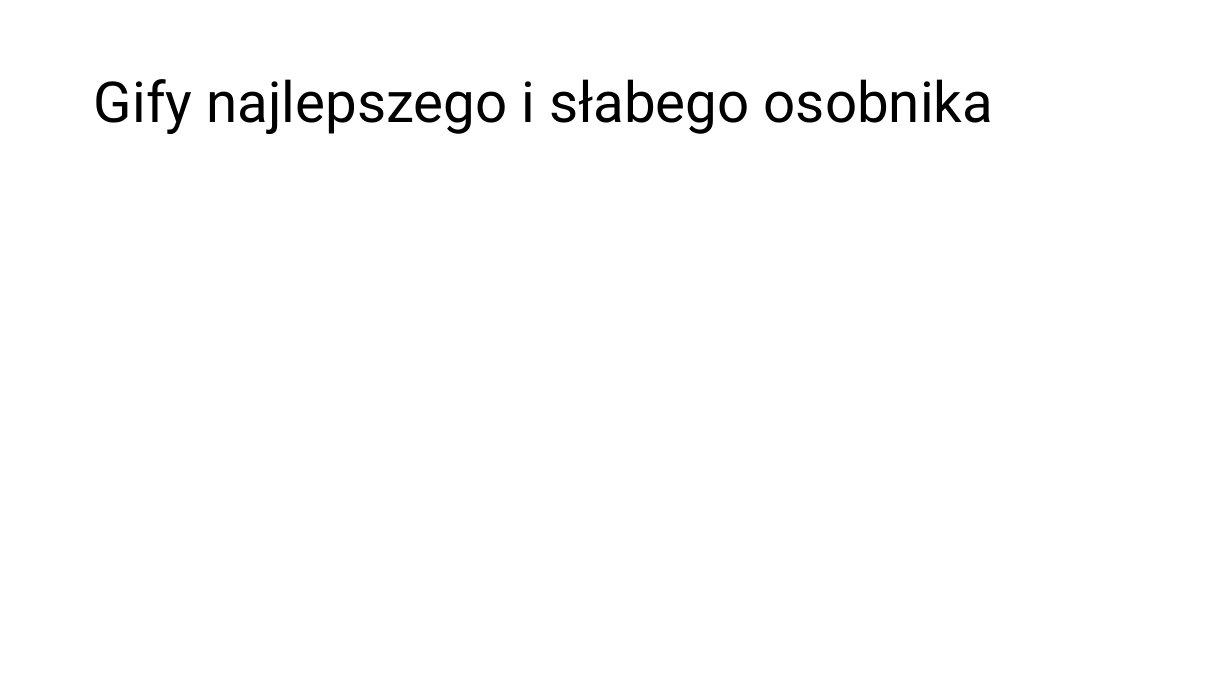
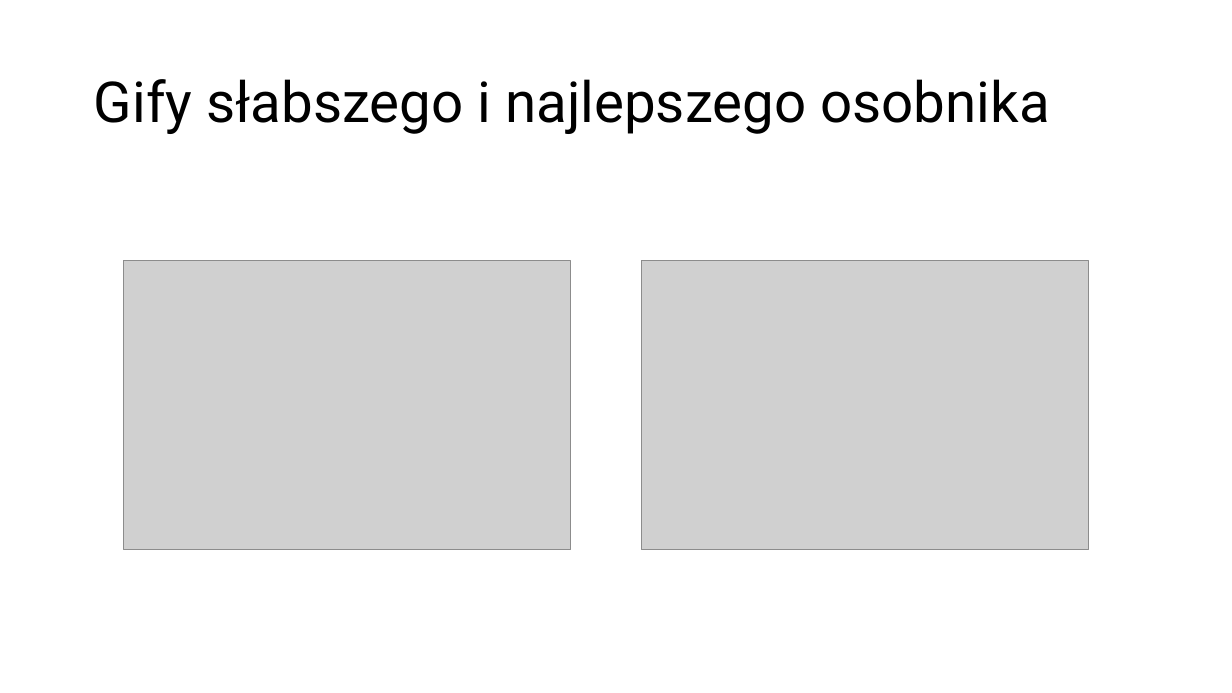
Before and after one commit to kargla3/taxi-v3-genetic-algorithm, a slide deck: slide 20 of Algorytm genetyczny „Taxi_v3.pptx. Drawn at 1232x693 pixels with LibreOffice and Linux fonts; fonts in the diff are those of the drawing; grey boxes stand for pictures. Boxes give left, top, right and bottom in pixels: in the first picture for what was removed or moved away, otherwise in the second. Text is boxed around its words. In the diff, an @@ line names an element or a change of style, - is before the commit and + after.

Commit message:
Dodaje gify do prezentacji

```diff
--- a/Algorytm genetyczny „Taxi_v3.pptx
+++ b/Algorytm genetyczny „Taxi_v3.pptx
@@ title at <box>94,79,1049,134</box>: text changed @@
-Gify najlepszego i słabego osobnika
+Gify słabszego i najlepszego osobnika
@@ picture added at <box>124,261,571,550</box> @@
@@ picture added at <box>641,261,1089,550</box> @@
```
